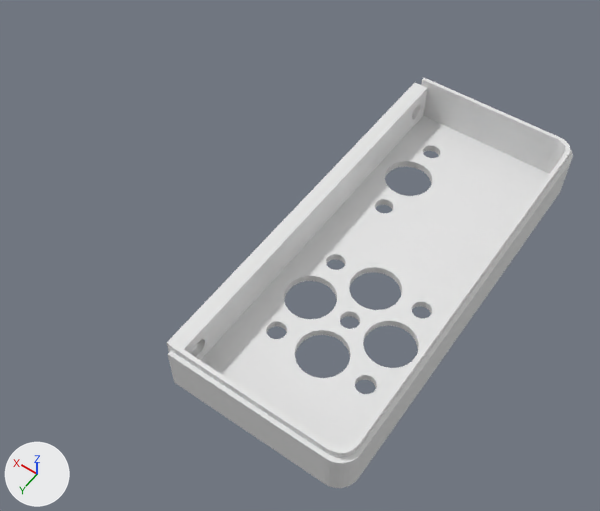
An edit to the Blender file Faceplate_Left.blend, drawn before and after from the same camera.
Camera for both pictures: a camera (50 mm lens) standing at (-14.03, 7.88, 16.14) and looking at (-6.72, -2.35, 0.06). Lighting does not change. The marker at lower left points along +X, +Y and +Z.

The first picture shows 'Mount_RightHandle', 'Mount_RightScreen', 'RightHandle'.
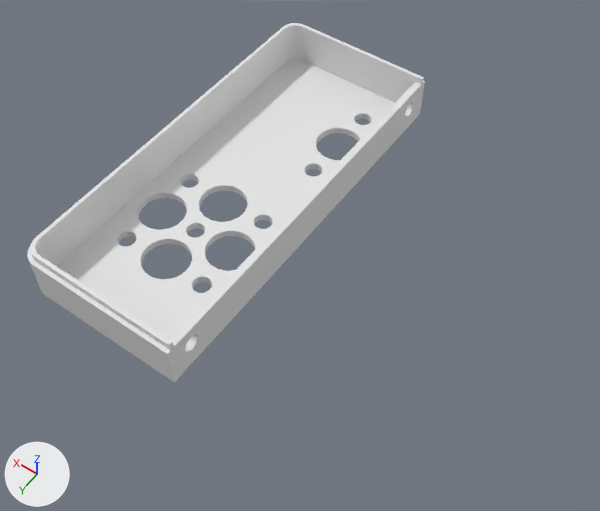
The newer file is also turned or shifted as a whole; pictures and numbers use the older file's frame.

Location of each change, (x1, y1, x2, y2) in pixels of the pictures (600 x 511 px):
'RightHandle', deleted
    before: (168, 78, 573, 488)
'LeftHandle', added
    after: (27, 23, 425, 382)
'Mount_RightHandle', deleted
    before: (176, 85, 428, 360)
'Mount_RightScreen', unchanged, uncovered by the edit
    before: (167, 83, 421, 352)
    after: (169, 83, 421, 371)

What changed in the scene script:
```text
Add me_screenholder_005:
    me_screenholder_005.from_pydata(...)  # 797 vertices, 1034 faces; spans x 13.15..17.65, y -8.5..2.1, z 0.0..1.4
Remove ob_righthandle:
    ob_righthandle = bpy.data.objects.new('RightHandle', me_screenholder_001)
    ob_righthandle.location = (-4.1, 0.0, 0.0)
Remove ob_mount_righthandle:
    ob_mount_righthandle = bpy.data.objects.new('Mount_RightHandle', me_circle_001)
    ob_mount_righthandle.location = (-6.5, 0.0, 0.0)
Add ob_lefthandle:
    ob_lefthandle = bpy.data.objects.new('LeftHandle', me_screenholder_005)
    ob_lefthandle.location = (-19.65, 0.0, 0.0)
```
